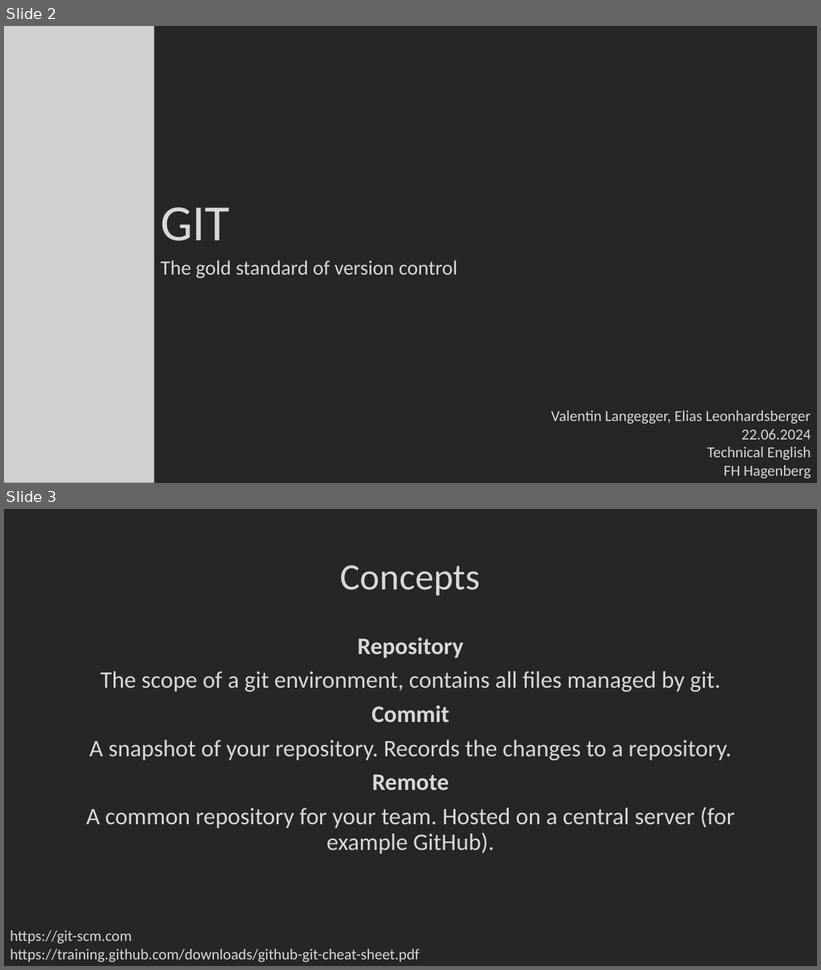
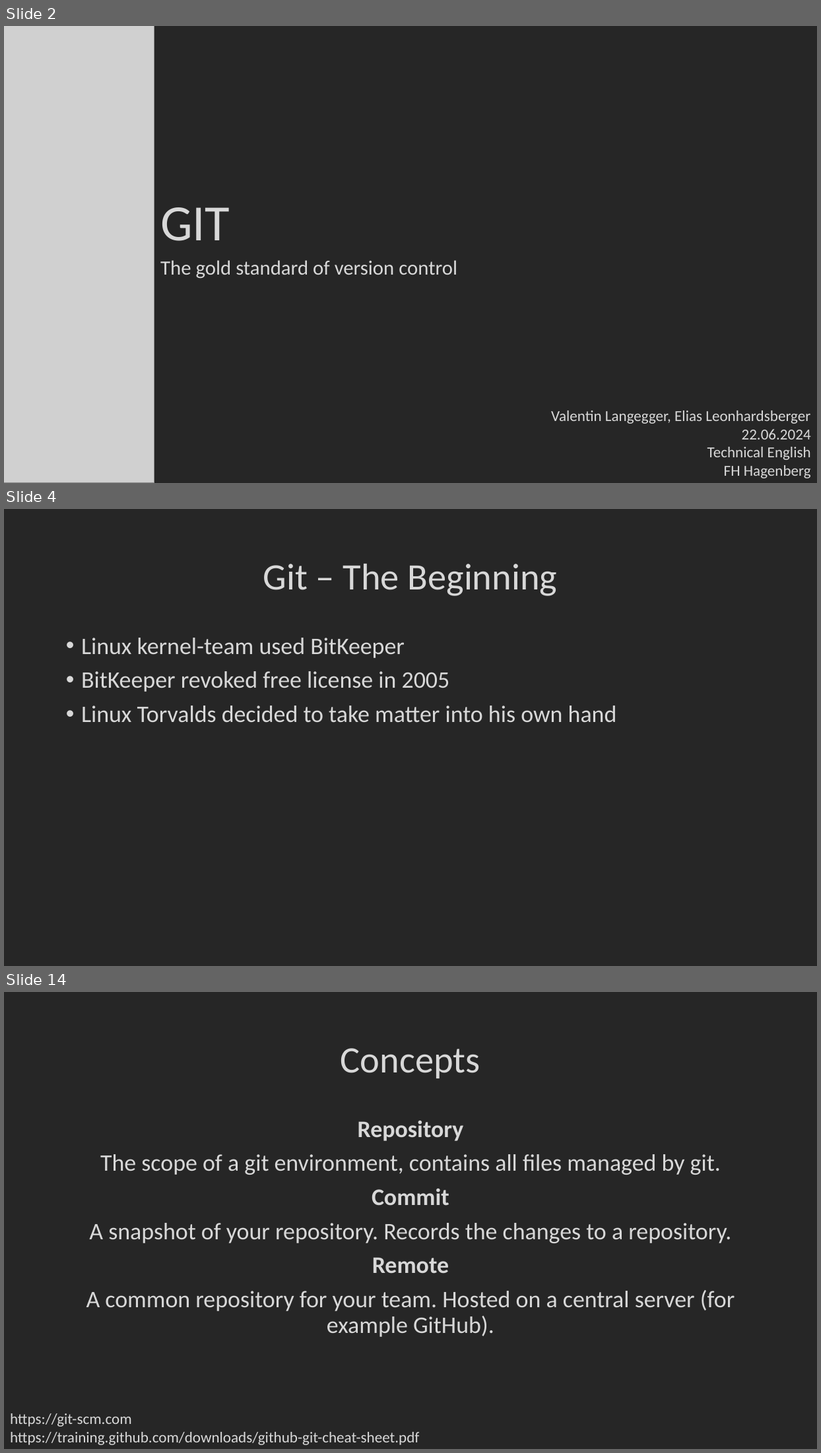
Before and after one commit to Xoechz/SEbaBB2, a slide deck: EN/GIT.pptx. Shown one above the other, each under a label of ours: slides 2 and 3 before the commit, slides 2, 4 and 14 after it; the slides between them are not shown. The pictures are 821x970 and 821x1453 pixels, drawn with LibreOffice and Linux fonts; fonts in the diff are those of the drawing; grey boxes stand for pictures; background and template pictures are left out. Boxes give left, top, right and bottom in pixels: in the first picture for what was removed or moved away, otherwise in the second. Text is boxed around its words. In the diff, an @@ line names an element or a change of style, - is before the commit and + after.

```diff
--- a/EN/GIT.pptx
+++ b/EN/GIT.pptx
@@ slide 4 added at [4, 509, 817, 966], background #262626 @@
@@ title added at [263, 564, 558, 596], 44 pt, text #D8D8D8 @@
+Git – The Beginning
@@ text added at [81, 638, 617, 723], 28 pt, text #D8D8D8 @@
+• Linux kernel-team used BitKeeper
+• BitKeeper revoked free license in 2005
+• Linux Torvalds decided to take matter into his own hand
@@ what was slide 3 is now slide 14 @@
```
Also in this commit, not shown: 1 slide changed, 11 other slides added.
